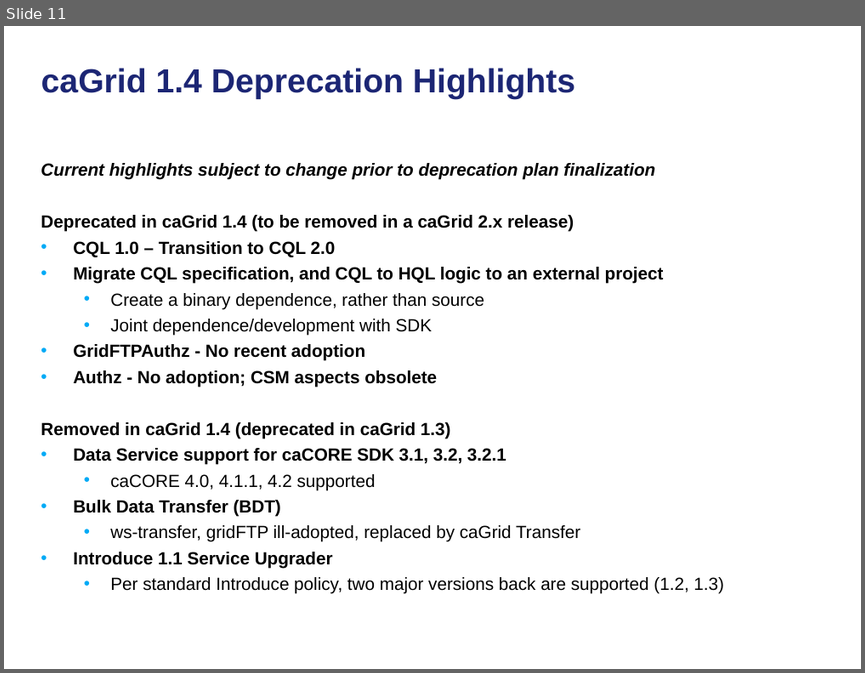
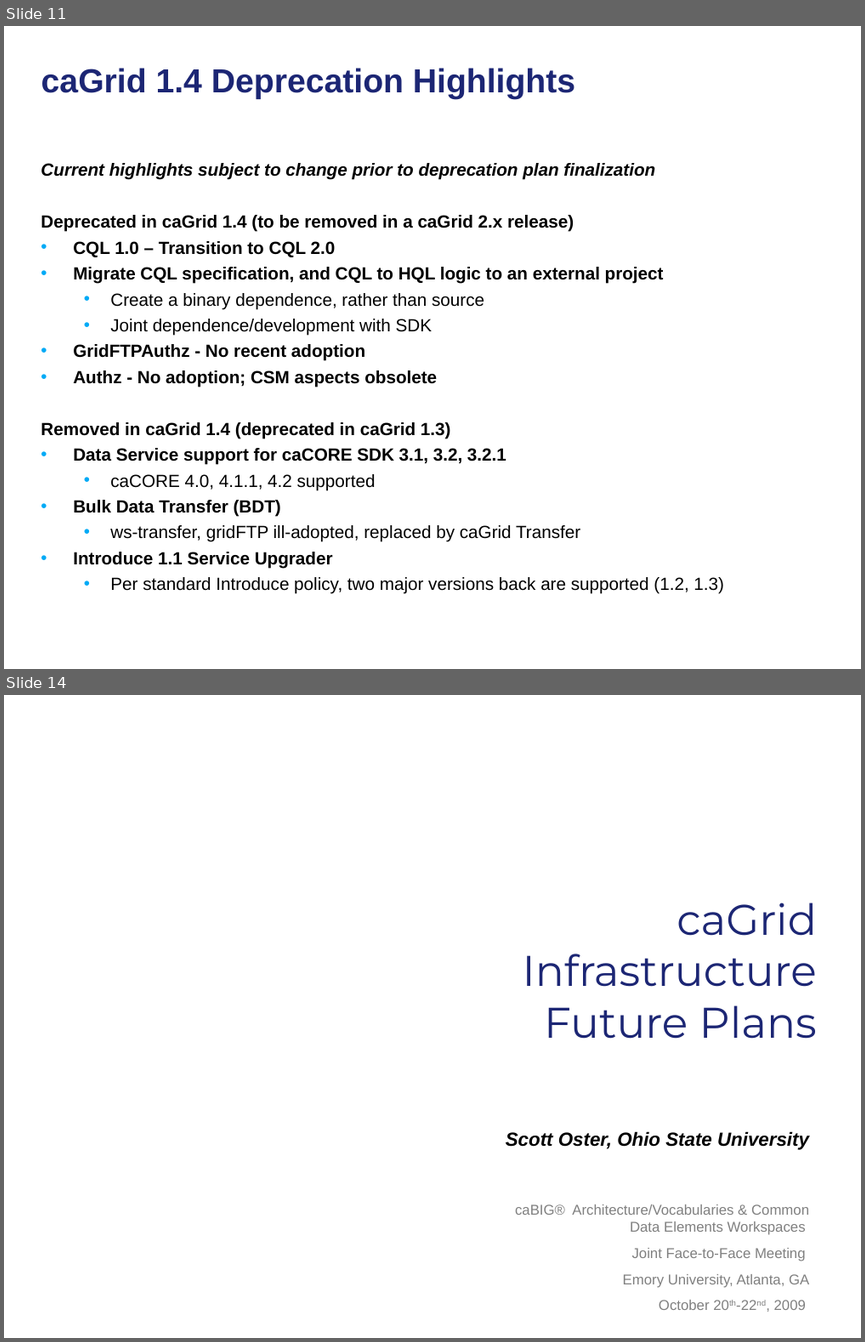
Before and after one commit to NCIP/cagrid-docs, a slide deck: general/presentations/200910_VCDE_ARCH/20091022_Arch_VCDE_caGrid_Future.ppt. Shown one above the other, each under a label of ours: slide 11 before the commit, slides 11 and 14 after it; the slides between them are not shown. The pictures are 865x673 and 865x1342 pixels, drawn with LibreOffice and Linux fonts; fonts in the diff are those of the drawing; background and template pictures are left out. Boxes give left, top, right and bottom in pixels: in the first picture for what was removed or moved away, otherwise in the second. Text is boxed around its words. In the diff, an @@ line names an element or a change of style, - is before the commit and + after.

```diff
--- a/general/presentations/200910_VCDE_ARCH/20091022_Arch_VCDE_caGrid_Future.ppt
+++ b/general/presentations/200910_VCDE_ARCH/20091022_Arch_VCDE_caGrid_Future.ppt
@@ slide 14 added at box(4, 695, 861, 1338), background picture (left out) @@
@@ title added at box(522, 902, 817, 1038), 36 pt, text #1C2674 @@
+caGrid Infrastructure Future Plans
@@ subtitle added at box(506, 1131, 809, 1150), 16 pt, text #000000, bold, italic @@
+Scott Oster, Ohio State University
@@ text added at box(515, 1204, 809, 1310), 12 pt, text #808080 @@
+caBIG® Architecture/Vocabularies & Common Data Elements Workspaces
+Joint Face-to-Face Meeting
+Emory University, Atlanta, GA
+October 20th-22nd, 2009
```
Also in this commit, not shown: 9 slides changed, 2 other slides added, 11 slides removed.
